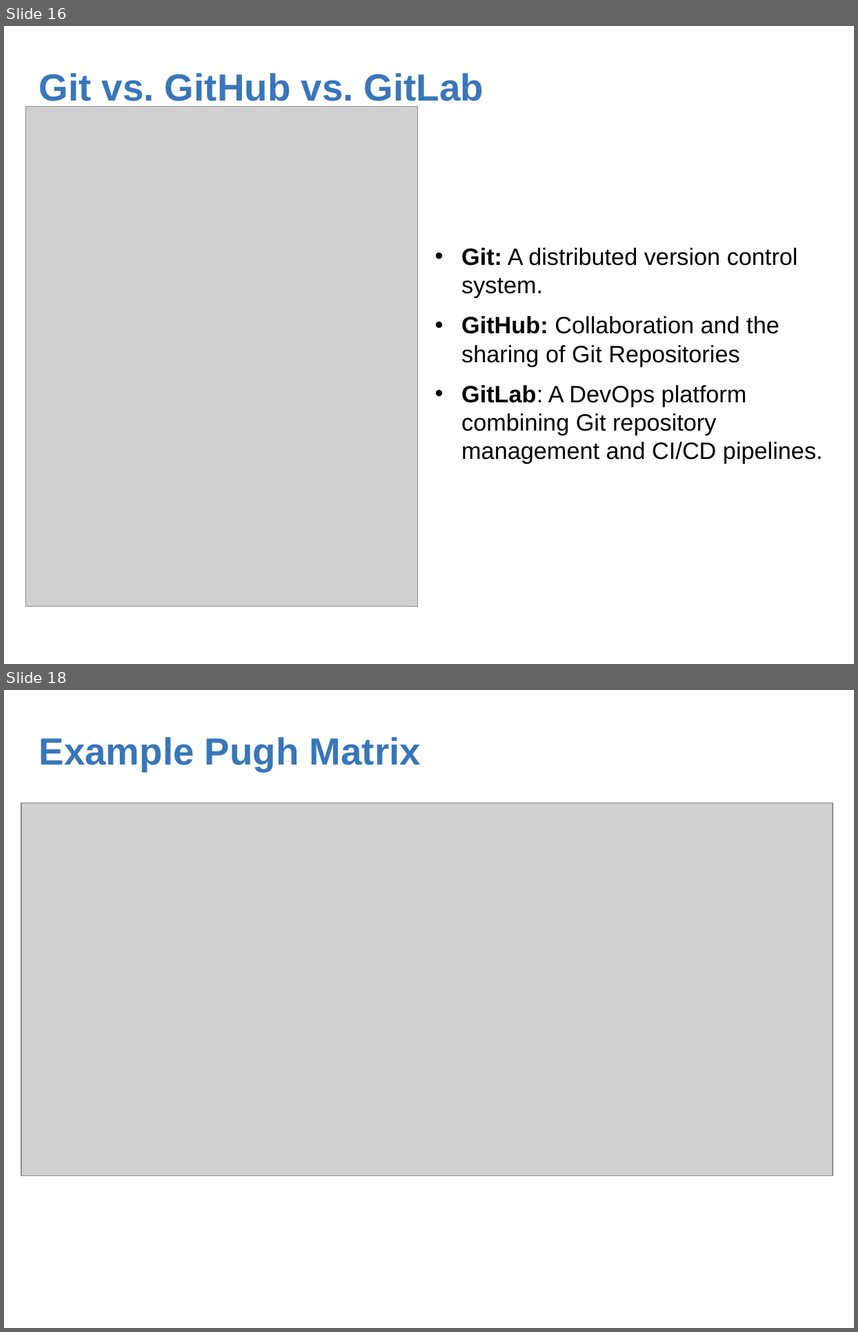
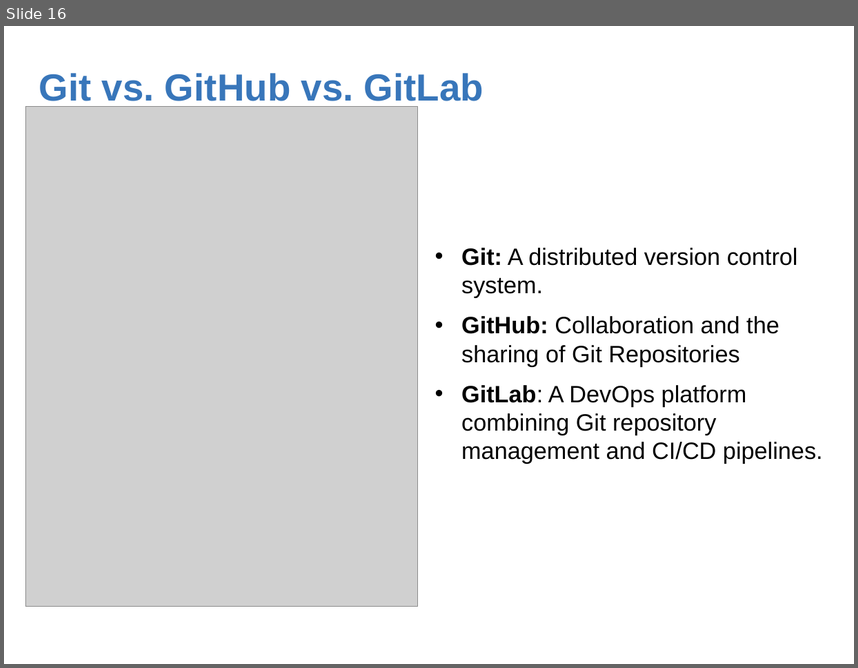
Before and after one commit to mcgarrymvcu/githubtest, a slide deck: info465_cicd.pptx. Shown one above the other, each under a label of ours: slides 16 and 18 before the commit, slide 16 after it; the slides between them are not shown. The pictures are 858x1332 and 858x668 pixels, drawn with LibreOffice and Linux fonts; fonts in the diff are those of the drawing; grey boxes stand for pictures. Boxes give left, top, right and bottom in pixels: in the first picture for what was removed or moved away, otherwise in the second. Text is boxed around its words. In the diff, an @@ line names an element or a change of style, - is before the commit and + after.

```diff
--- a/info465_cicd.pptx
+++ b/info465_cicd.pptx
@@ slide 18 removed at <box>4,690,854,1328</box>, background #FFFFFF @@
@@ text removed at <box>39,737,421,771</box> @@
-Example Pugh Matrix
@@ picture removed at <box>21,803,833,1176</box> @@
```
Also in this commit, not shown: 2 slides changed, 3 slides added.
